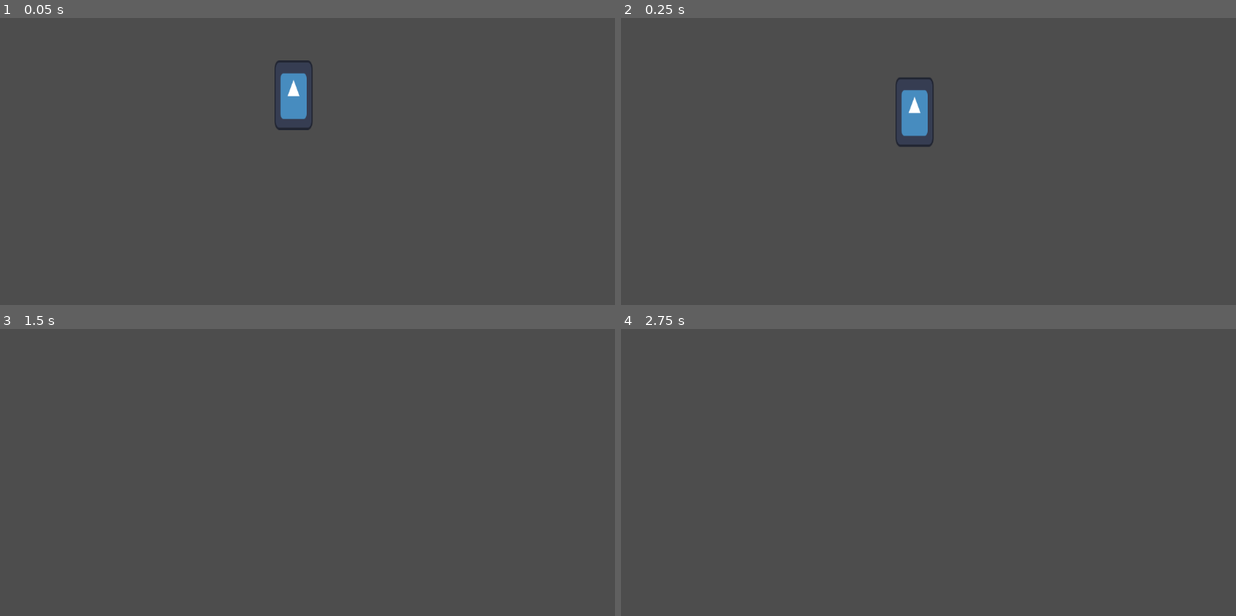
Above: before the commit, frames 1-4 (two rows, left to right).
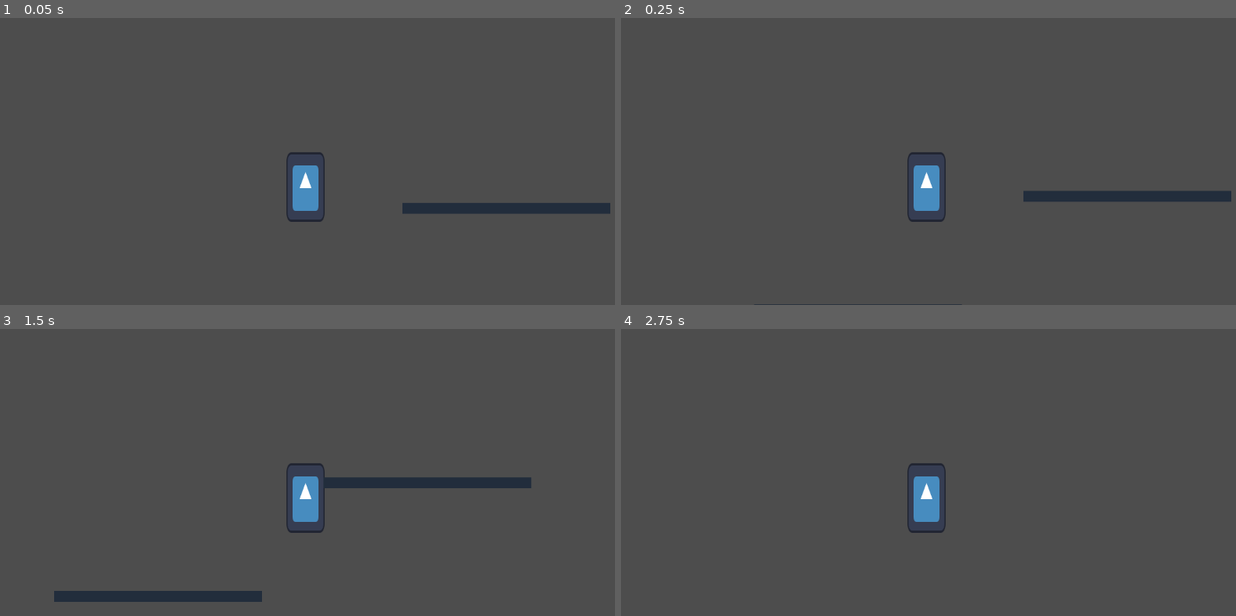
Above: after the commit, the same moments.

Repository: avalynnw/cryptic_dreams
Game: Godot game, scene res://scenes/world.tscn
Same seed, same stepped clock (60 frames per second), same inputs: the game is played once before the commit and once after it. The engine's default icon, where the game draws it, is replaced by a stand-in: a white triangle on a blue panel in a dark square.
Inputs:
- Up to frame 1 (0.05 s): no input
- Up to frame 2 (0.25 s): no input
- Up to frame 3 (1.5 s): tap Enter (ui_accept) at 0.5, 0.6 s; hold D (move_right) from 0.53 s (still down); tap Space (jump) at 0.77, 0.8, 1.07, 1.35 s
- Up to frame 4 (2.75 s): tap Space (jump) at 1.52, 1.82, 2.3 s; tap Enter (ui_accept) at 1.55, 2.1 s; release D (move_right) at 2.03 s; hold A (move_left) from 2.03 s (still down)

The runs differ from the first frame. In frame 1, 3.1% of the frame differs, in the area x 44-100%, y 14-72%; in frame 2, 3.0%; in frame 3, 3.4%, in the area x 8-87%, y 46-96%; in frame 4, 0.9%.

Commit message:
platform functionality
added platforms and refined starter code

Diff:
--- a/scenes/player.tscn
+++ b/scenes/player.tscn
@@ -9,6 +9,8 @@
 
 [node name="Player" type="CharacterBody2D"]
 script = ExtResource("1_q7117")
+JUMP_VELOCITY = 400.0
+gravity = 700
 
 [node name="Sprite2D" type="Sprite2D" parent="."]
 position = Vector2(0, -64)
@@ -18,3 +20,6 @@
 [node name="CollisionShape2D" type="CollisionShape2D" parent="."]
 position = Vector2(-1, -65)
 shape = SubResource("CapsuleShape2D_bnp31")
+
+[node name="Camera2D" type="Camera2D" parent="."]
+position = Vector2(0, -171)
--- a/scenes/world.tscn
+++ b/scenes/world.tscn
@@ -1,8 +1,40 @@
-[gd_scene load_steps=2 format=3 uid="uid://dd5s3r8wqn4fc"]
+[gd_scene load_steps=4 format=3 uid="uid://dd5s3r8wqn4fc"]
 
 [ext_resource type="PackedScene" uid="uid://ca23sogv3emw8" path="res://scenes/player.tscn" id="1_npnul"]
+
+[sub_resource type="QuadMesh" id="QuadMesh_xsjx4"]
+size = Vector2(500, 20)
+
+[sub_resource type="RectangleShape2D" id="RectangleShape2D_moybb"]
+size = Vector2(382, 20)
 
 [node name="World" type="Node2D"]
 
 [node name="Player" parent="." instance=ExtResource("1_npnul")]
 position = Vector2(554, 324)
+
+[node name="platform" type="StaticBody2D" parent="."]
+position = Vector2(369, 509)
+
+[node name="MeshInstance2D" type="MeshInstance2D" parent="platform"]
+modulate = Color(0.133333, 0.176471, 0.235294, 1)
+position = Vector2(59, 0)
+scale = Vector2(0.764, 1)
+mesh = SubResource("QuadMesh_xsjx4")
+
+[node name="CollisionShape2D" type="CollisionShape2D" parent="platform"]
+position = Vector2(59, 0)
+shape = SubResource("RectangleShape2D_moybb")
+
+[node name="platform2" type="StaticBody2D" parent="."]
+position = Vector2(864, 300)
+
+[node name="MeshInstance2D" type="MeshInstance2D" parent="platform2"]
+modulate = Color(0.133333, 0.176471, 0.235294, 1)
+position = Vector2(59, 0)
+scale = Vector2(0.764, 1)
+mesh = SubResource("QuadMesh_xsjx4")
+
+[node name="CollisionShape2D" type="CollisionShape2D" parent="platform2"]
+position = Vector2(59, 0)
+shape = SubResource("RectangleShape2D_moybb")
--- a/scripts/player.gd
+++ b/scripts/player.gd
@@ -1,24 +1,27 @@
 extends CharacterBody2D
 
+# set player speed
+@export var SPEED = 300.0
+@export var JUMP_VELOCITY = 300.0
+@export var gravity = 300
 
-const SPEED = 300.0
-const JUMP_VELOCITY = -400.0
 
 # Get the gravity from the project settings to be synced with RigidBody nodes.
-var gravity = ProjectSettings.get_setting("physics/2d/default_gravity")
-
+#@export var gravity = ProjectSettings.get_setting("physics/2d/default_gravity")
 
 func _physics_process(delta):
-	# Add the gravity.
+	# Add the gravity
 	if not is_on_floor():
 		velocity.y += gravity * delta
+		# set max velocity
+		if velocity.y > 1000:
+			velocity.y = 1000
+	# Handle jump.
+	# && is_on_floor()
+	if Input.is_action_just_pressed("jump") && is_on_floor():
+		velocity.y = -JUMP_VELOCITY
 
-	# Handle jump.
-	if Input.is_action_just_pressed("ui_accept") and is_on_floor():
-		velocity.y = JUMP_VELOCITY
-
-	# Get the input direction and handle the movement/deceleration.d
-	# As good practice, you should replace UI actions with custom gameplay actions.
+	# Get the input direction and handle the movement/deceleration.
 	var horizontal_direction = Input.get_axis("move_left", "move_right")
 	if horizontal_direction:
 		velocity.x = horizontal_direction * SPEED
@@ -26,3 +29,5 @@
 		velocity.x = move_toward(velocity.x, 0, SPEED)
 
 	move_and_slide()
+
+	print(velocity.y)
Not shown, added: Videos - Shortcut.lnk
Not shown, added: tutorial.url
